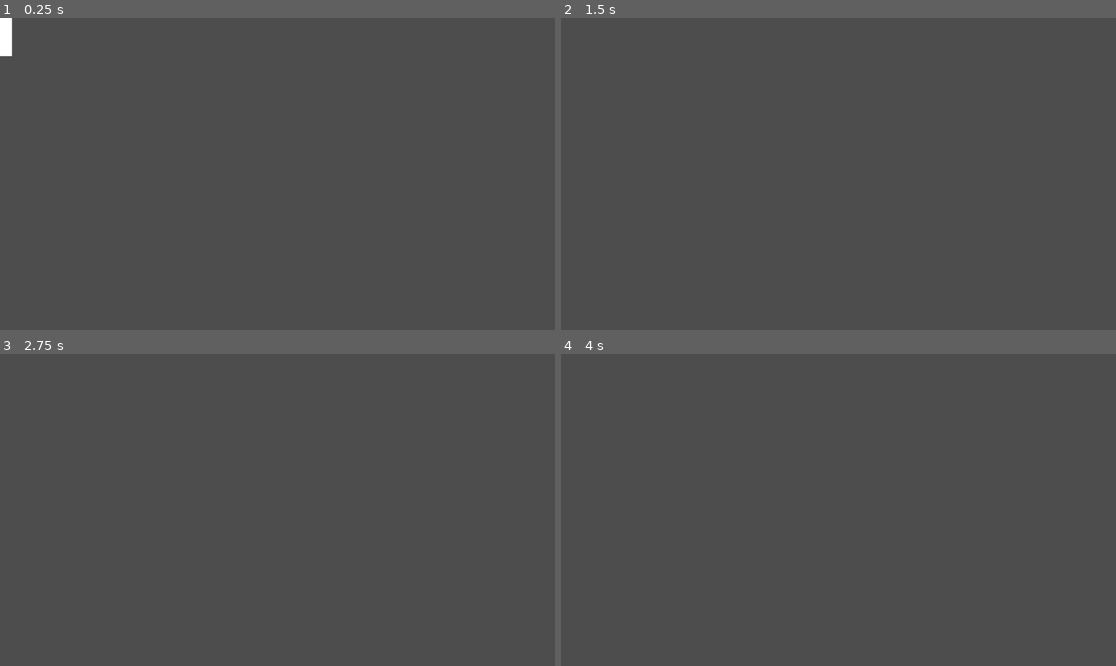
Above: before the commit, frames 1-4 (two rows, left to right).
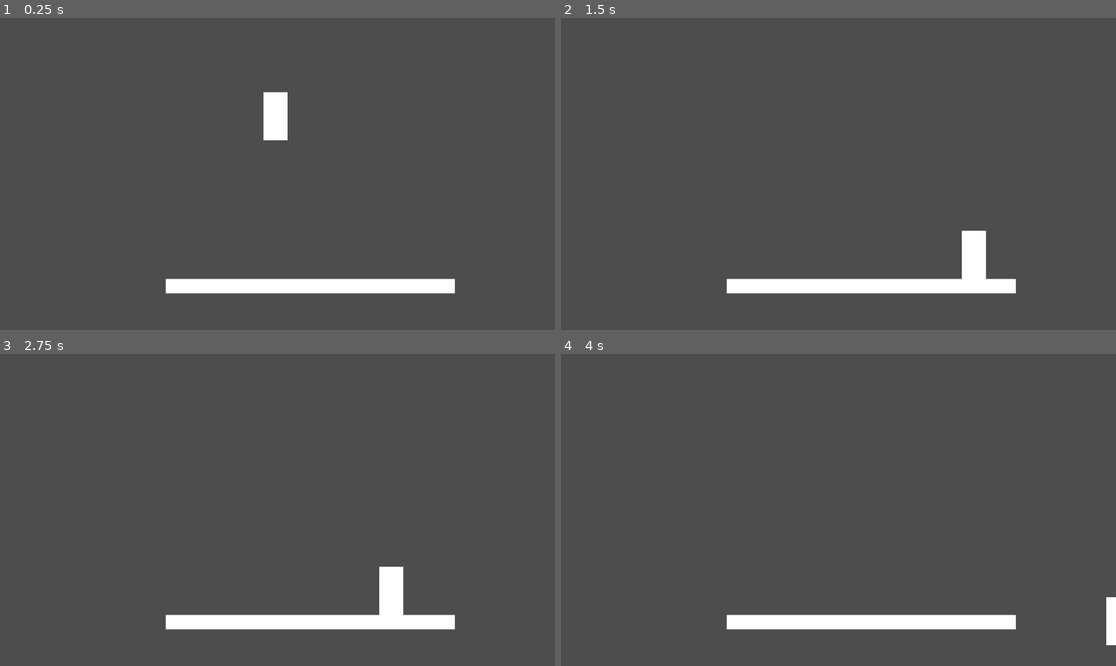
Above: after the commit, the same moments.

Repository: mathkimchi/whiteout
Game: Godot game, scene res://Scenes/sandbox.tscn
Same seed, same stepped clock (60 frames per second), same inputs: the game is played once before the commit and once after it.
Inputs:
- Up to frame 1 (0.25 s): no input
- Up to frame 2 (1.5 s): tap Enter (ui_accept) at 0.5, 0.77 s; hold Right (ui_right) from 0.53 s (still down)
- Up to frame 3 (2.75 s): tap Enter (ui_accept) at 1.52 s; release Right (ui_right) at 2.03 s; hold Left (ui_left) from 2.03 s (still down)
- Up to frame 4 (4 s): release Left (ui_left) at 2.78 s; hold Right (ui_right) from 2.78 s (still down); tap Enter (ui_accept) at 3.02, 3.77 s

The runs differ from the first frame. In frame 1, 3.5% of the frame differs, in the area x 0-82%, y 0-89%; in frame 2, 3.2%; in frame 3, 3.2%; in frame 4, 2.8%.

Commit message:
add platform

Diff:
--- a/Scenes/sandbox.tscn
+++ b/Scenes/sandbox.tscn
@@ -1,7 +1,23 @@
-[gd_scene load_steps=2 format=3 uid="uid://dw4luf4coqlmo"]
+[gd_scene load_steps=4 format=3 uid="uid://dw4luf4coqlmo"]
 
 [ext_resource type="PackedScene" uid="uid://de7j1fvedor1y" path="res://Scenes/player.tscn" id="1_sd4kr"]
+
+[sub_resource type="QuadMesh" id="QuadMesh_x4xmt"]
+size = Vector2(600, 30)
+
+[sub_resource type="RectangleShape2D" id="RectangleShape2D_bttle"]
+size = Vector2(600, 30)
 
 [node name="Node2D" type="Node2D"]
 
 [node name="Player" parent="." instance=ExtResource("1_sd4kr")]
+position = Vector2(572, 175)
+
+[node name="StaticBody2D" type="StaticBody2D" parent="."]
+position = Vector2(644, 557)
+
+[node name="MeshInstance2D" type="MeshInstance2D" parent="StaticBody2D"]
+mesh = SubResource("QuadMesh_x4xmt")
+
+[node name="CollisionShape2D" type="CollisionShape2D" parent="StaticBody2D"]
+shape = SubResource("RectangleShape2D_bttle")
